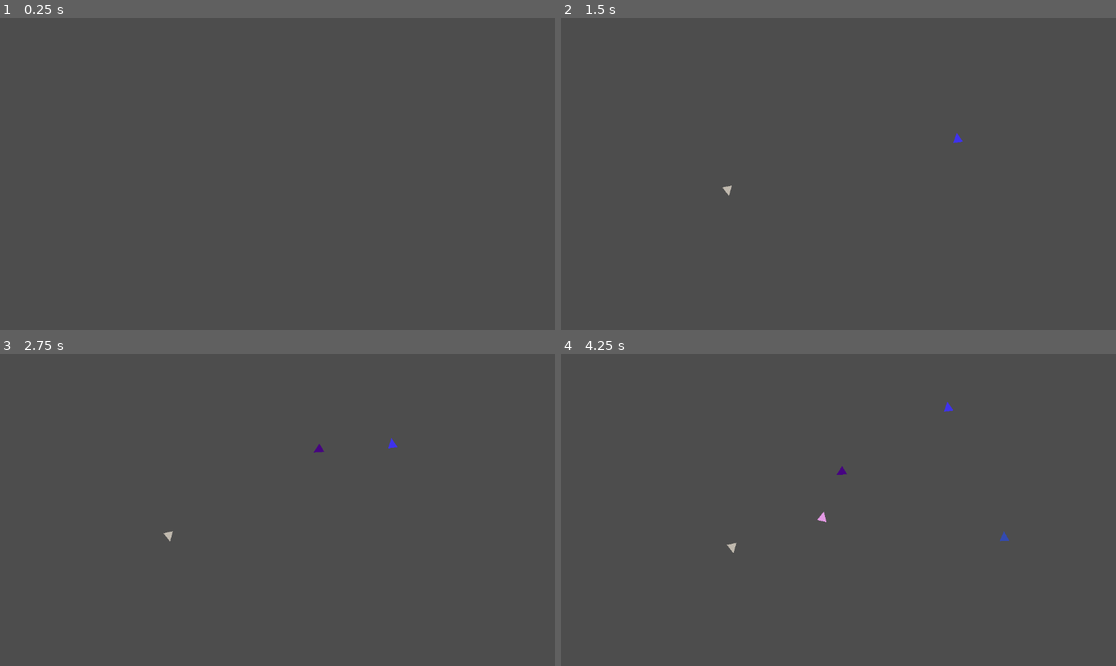
Above: before the commit, frames 1-4 (two rows, left to right).
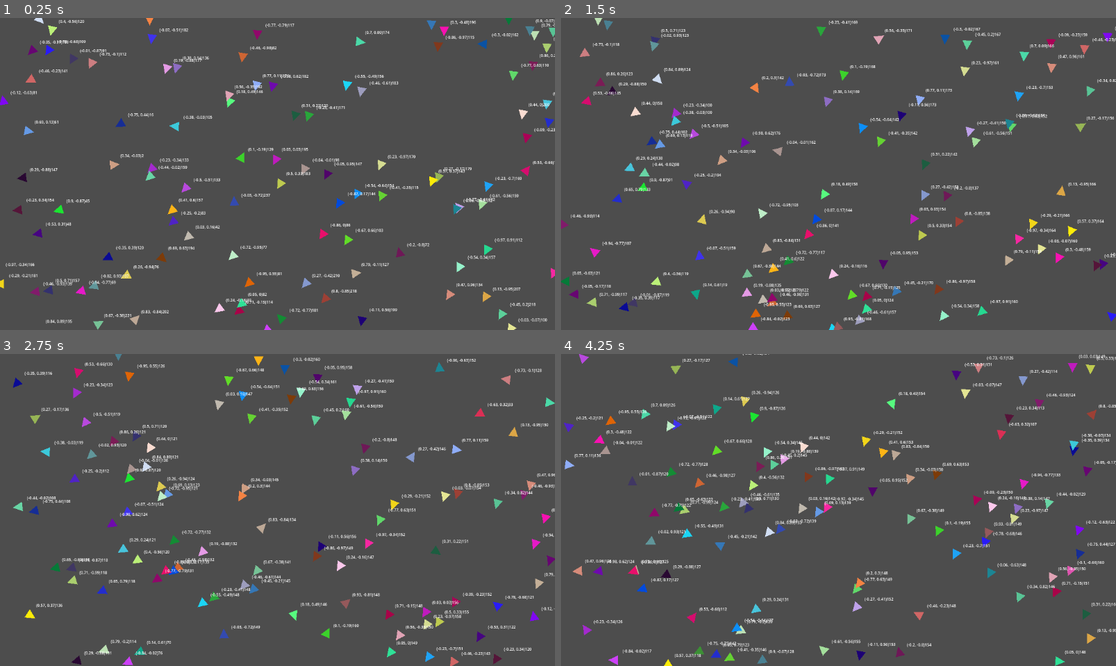
Above: after the commit, the same moments.

Repository: xv-k/BoidTest
Game: Godot game, scene res://world.tscn
Two runs of this game, one before a commit and one after it. Both use one fixed random seed, a clock stepped at 60 frames per second and the inputs below.
Inputs (mouse positions are in pixels of both pictures, inside the frame that each line leads up to):
- Up to frame 1 (0.25 s): no input
- Up to frame 2 (1.5 s): move the mouse to (960, 158) at 0.52 s; click (960, 158) at 0.6 s; move the mouse to (727, 189) at 1.27 s; click (727, 189) at 1.35 s
- Up to frame 3 (2.75 s): move the mouse to (333, 441) at 2.02 s; click (333, 441) at 2.1 s
- Up to frame 4 (4.25 s): move the mouse to (810, 572) at 2.77 s; click (810, 572) at 2.85 s; move the mouse to (1005, 556) at 3.52 s; click (1005, 556) at 3.6 s

The runs differ from the first frame. In frame 1, 5.6% of the frame differs, in the area x 0-100%, y 0-100%; in frame 2, 5.9%; in frame 3, 6.0%; in frame 4, 6.4%.

Commit message:
added some new ways of steering behaviour

Diff:
--- a/boid.gd
+++ b/boid.gd
@@ -2,13 +2,14 @@
 
 @onready var collision_polygon_2d := $CollisionPolygon2D
 @onready var polygon_2d := $Polygon2D
+@onready var label = $Label
 
 @onready var ray_folder := $RayFolder.get_children()
 var boids_in_range := []
 
 #TODO
-#set a random speed and a max speen and boid cant go faster than max but it can mimic the speed op the neighbours
-var boid_speed := 100.0
+var max_speed = 250
+var speed : float
 var screen_size : Vector2
 
 #number is a number given to the boid (at creation in the world script)
@@ -25,14 +26,19 @@
 	polygon_2d.color = Color(randf_range(0,1),randf_range(0,1),randf_range(0,1),1)
 
 func _physics_process(_delta):
+	if speed > max_speed: speed = max_speed
 	#velocity is the direction multiplied with the speed
-	velocity = direction * boid_speed
+	velocity = direction.normalized() * speed
 	#rotation is the direction but then an angle in radiants (and because the triangle sprite faces up we turn it 90° or Pi/2)
 	rotation = direction.angle() + PI/2
-
+	#str() converts to string
+	#snapped can round numbers (acytually sets steps)
+	label.text = str(snapped(direction, Vector2(0.01, 0.01)), snapped(speed,1))
+	label.position = position + Vector2(15,-25)
 	#disable it and set the collision layer of the physics layer from the tileset back to 1
 	torus_world()
-	steering()
+	alignment()
+	#cohesion()
 	#apperantly delta is automatically applied in move and slide?
 	move_and_slide()
 
@@ -48,27 +54,54 @@
 		position.y = 0
 
 
-func steering():
+func alignment():
 	#only if there are boids in range
 	if boids_in_range.size() > 0:
+		#we "align" their directions and their speed (= together their velocity)
 		var avgDir = Vector2.ZERO
-		var avoid_collision := Vector2.ZERO
+		var avgSpeed = 0
 
 		#loop over all boids in range and add their directions
 		for boid in boids_in_range:
 			avgDir += boid.direction
+			avgSpeed += boid.speed
 			#avoid_collision -= (position - boid.position) * (50 / (position - boid.position).length())
 			#print(position)
 			#print(boid.position)
 			#print((position - boid.position).length())
+		avgDir = avgDir / boids_in_range.size()
+		avgSpeed = avgSpeed / boids_in_range.size()
 		#normalise the average direction
-		avgDir = avgDir.normalized()
-
+		#avgDir = avgDir.normalized()
 		#set this direction to a value between the average direction and this direction
 		#last parameter is the percantage of how much the direction is changed (speed of turning in that direction)
-		direction = lerp(direction, avgDir, 0.05)
+		#direction = lerp(direction, avgDir, 0.05)
+		look_at(avgDir.orthogonal())
+		#direction = direction + avgDir
+		speed = lerp(speed, avgSpeed, 0.05)
 
+		#steering according to reinolds is desired - current
+		#direction = avgDir - direction
+		#speed = avgSpeed - speed
 
+func cohesion():
+	#only if there are boids in range
+	if boids_in_range.size() > 0:
+		var avgPosition = Vector2.ZERO
+		var avgSpeed = 0
+		#loop over all boids in range and add their positions
+		for boid in boids_in_range:
+			avgPosition += boid.position
+			avgSpeed += boid.speed
+		avgPosition = avgPosition / boids_in_range.size()
+		avgSpeed = avgSpeed / boids_in_range.size()
+		#normalise the average direction
+		#avgDir = avgDir.normalized()
+		#set this direction to a value between the average direction and this direction
+		#last parameter is the percantage of how much the direction is changed (speed of turning in that direction)
+		#var steering = position - avgPosition
+		direction = lerp(position, avgPosition, 0.4)
+		speed = lerp(speed, avgSpeed, 0.05)
 
 func _on_area_2d_area_entered(area):
 	#add the boid to the array
--- a/boid.tscn
+++ b/boid.tscn
@@ -1,11 +1,15 @@
-[gd_scene load_steps=3 format=3 uid="uid://drhhduikrur3p"]
+[gd_scene load_steps=4 format=3 uid="uid://drhhduikrur3p"]
 
 [ext_resource type="Script" path="res://boid.gd" id="1_wwdg8"]
 
 [sub_resource type="CircleShape2D" id="CircleShape2D_m3b3n"]
 radius = 34.0
 
+[sub_resource type="LabelSettings" id="LabelSettings_82rb5"]
+font_size = 8
+
 [node name="Boid" type="CharacterBody2D"]
+collision_mask = 4
 script = ExtResource("1_wwdg8")
 
 [node name="CollisionPolygon2D" type="CollisionPolygon2D" parent="."]
@@ -42,5 +46,14 @@
 position = Vector2(3, -5)
 target_position = Vector2(28, -10)
 
+[node name="Label" type="Label" parent="."]
+top_level = true
+offset_left = 22.0
+offset_top = -30.0
+offset_right = 60.0
+offset_bottom = -18.0
+text = "direction"
+label_settings = SubResource("LabelSettings_82rb5")
+
 [connection signal="area_entered" from="Area2D" to="." method="_on_area_2d_area_entered"]
 [connection signal="area_exited" from="Area2D" to="." method="_on_area_2d_area_exited"]
--- a/project.godot
+++ b/project.godot
@@ -23,6 +23,11 @@
 ]
 }
 
+[layer_names]
+
+2d_physics/layer_1="Boids"
+2d_physics/layer_2="Walls"
+
 [rendering]
 
 renderer/rendering_method="gl_compatibility"
--- a/world.gd
+++ b/world.gd
@@ -5,16 +5,22 @@
 var boid_scene: PackedScene = preload("res://boid.tscn")
 
 func _ready():
-	pass
+
+	for n in 100:
+		create_boid()
 
 
-func _process(delta):
+func _process(_delta):
 	if Input.is_action_just_released("addBoid"):
 		create_boid()
 
 func create_boid():
 	var boid = boid_scene.instantiate()
+	#we can add a "constructor" here (most logical way ist to create a fucntion in the boid that
+	#substritutes as a constructor = Named Constructors/Factory Methods design patters)
 	boid.number = counter
 	counter += 1
+	boid.speed = randf_range(0, boid.max_speed)
 	$Boids.add_child(boid)
-	boid.global_position = get_global_mouse_position()
+	#boid.global_position = get_global_mouse_position()
+	boid.global_position = Vector2(randi_range(0, get_viewport_rect().size.x), randi_range(0, get_viewport_rect().size.y))
